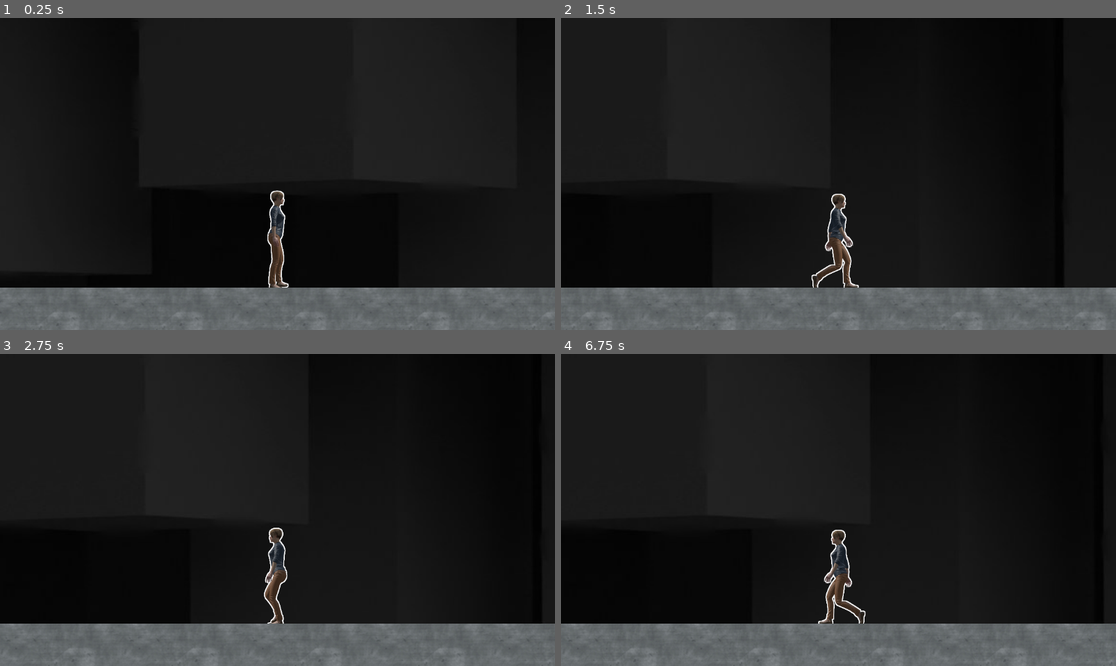
Above: before the commit, frames 1-4 (two rows, left to right).
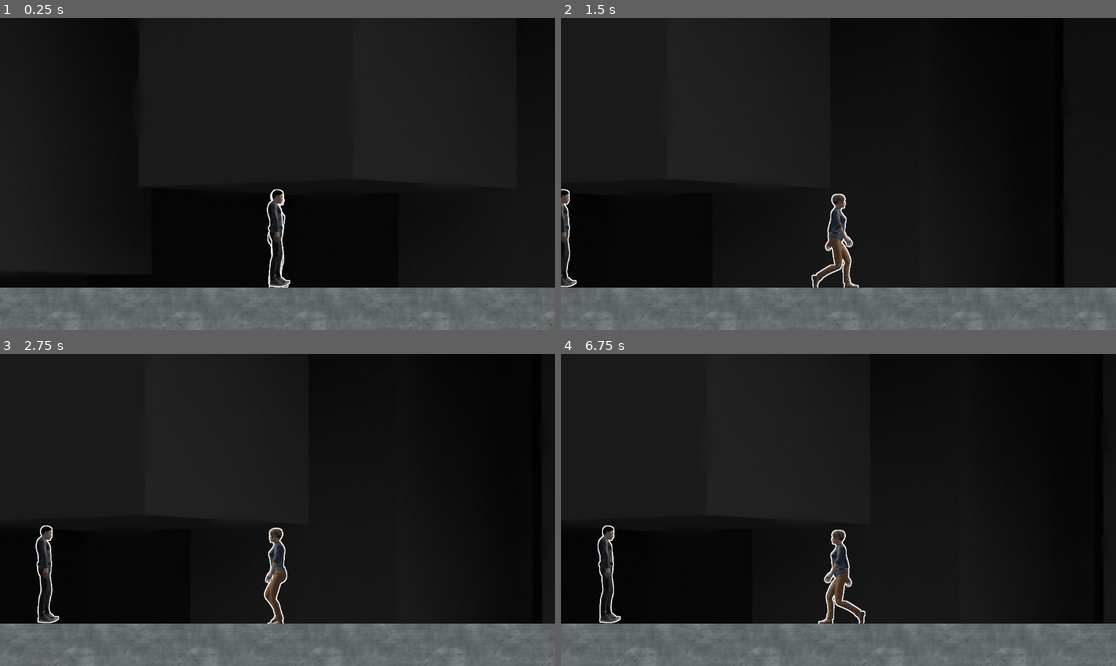
Above: after the commit, the same moments.

Repository: koljapluemer/tpr-game
Game: Godot game, scene res://src/components/level_map/level_map.tscn
The game is run twice, just before and just after one commit, with the same random seed, the same clock (stepped at 60 frames per second) and the same inputs. The project has no main scene, so this scene is started directly.
Inputs:
- Up to frame 1 (0.25 s): no input
- Up to frame 2 (1.5 s): hold Right (ui_right) from 0.53 s (still down)
- Up to frame 3 (2.75 s): release Right (ui_right) at 2.03 s; hold Left (ui_left) from 2.03 s (still down)
- Up to frame 4 (6.75 s): release Left (ui_left) at 2.78 s; hold Right (ui_right) 2.78-4.28 s; hold Left (ui_left) 4.28-5.03 s; hold Right (ui_right) 5.03-5.78 s; hold Left (ui_left) from 5.78 s (still down)

The runs differ from the first frame. In frame 1, 0.6% of the frame differs, in the area x 48-53%, y 54-87%; in frame 2, 0.4%; in frame 3, 0.5%; in frame 4, 0.5%.

Commit message:
add tutor as component to boilerplate scene as test

Diff:
--- a/src/components/level_elements/arena/small_concrete.tscn
+++ b/src/components/level_elements/arena/small_concrete.tscn
@@ -1,6 +1,6 @@
 [gd_scene load_steps=5 format=3 uid="uid://b7bvdnscnjkto"]
 
-[ext_resource type="Texture2D" uid="uid://b6gmtxc0liv3b" path="res://src/tests/concrete_test.jpg" id="1_pbfrp"]
+[ext_resource type="Texture2D" uid="uid://b6gmtxc0liv3b" path="res://src/components/level_elements/arena/concrete_test.jpg" id="1_lw0rg"]
 
 [sub_resource type="RectangleShape2D" id="RectangleShape2D_svvk0"]
 size = Vector2(2009, 145)
@@ -21,7 +21,7 @@
 offset_right = 669.0
 offset_bottom = 294.0
 grow_horizontal = 2
-texture = ExtResource("1_pbfrp")
+texture = ExtResource("1_lw0rg")
 stretch_mode = 1
 
 [node name="Limits" type="StaticBody2D" parent="."]
--- /dev/null
+++ b/src/components/level_elements/tutor/tutor.gd
@@ -0,0 +1,52 @@
+extends CharacterBody2D
+
+signal target_reached
+
+@export var speed : float = 100.0
+
+var gravity = ProjectSettings.get_setting("physics/2d/default_gravity")
+var direction : Vector2 = Vector2.ZERO
+var target: Node2D
+var current_state = State.Idle
+
+enum State {
+	Idle,
+	IsDemonstrating
+}
+
+@onready var animated_sprite : AnimatedSprite2D = $AnimatedSprite2D
+
+func _physics_process(delta):
+	match current_state:
+		State.IsDemonstrating:
+			direction = target.global_position - global_position
+			direction = direction.normalized()
+			velocity.x = direction.x * speed
+			velocity.y = direction.y * speed
+			move_and_slide()
+			update_animation()
+			update_facing_direction()
+			# if closer than 10 units, stop
+			# set target to null, go idle
+			if global_position.distance_to(target.global_position) < 10:
+				target = null
+				velocity = Vector2.ZERO
+				animated_sprite.play("idle")
+				target_reached.emit()
+				current_state = State.Idle
+
+func set_target(tar):
+	target = tar
+	current_state = State.IsDemonstrating
+
+func update_animation():
+	if direction.x != 0:
+		animated_sprite.play("walk")
+	else:
+		animated_sprite.play("idle")
+
+func update_facing_direction():
+	if direction.x > 0:
+		animated_sprite.flip_h = true
+	elif direction.x < 0:
+		animated_sprite.flip_h = false
--- /dev/null
+++ b/src/components/level_elements/tutor/tutor.tscn
@@ -0,0 +1,216 @@
+[gd_scene load_steps=30 format=3 uid="uid://cfdydj1akl3a1"]
+
+[ext_resource type="Shader" path="res://src/shared/shader_cutout_outline.gdshader" id="1_fq6vu"]
+[ext_resource type="Script" path="res://src/components/level_elements/tutor/tutor.gd" id="1_pcugg"]
+[ext_resource type="Texture2D" uid="uid://ddxhxab8sgalh" path="res://src/components/level_elements/tutor/spritesheet_tutor.png" id="2_1dtqw"]
+
+[sub_resource type="ShaderMaterial" id="ShaderMaterial_ywbsb"]
+shader = ExtResource("1_fq6vu")
+shader_parameter/line_color = Color(1, 1, 1, 1)
+shader_parameter/line_thickness = 5.0
+
+[sub_resource type="AtlasTexture" id="AtlasTexture_nqvk7"]
+atlas = ExtResource("2_1dtqw")
+region = Rect2(11533, 0, 607, 803)
+
+[sub_resource type="AtlasTexture" id="AtlasTexture_q1oej"]
+atlas = ExtResource("2_1dtqw")
+region = Rect2(12140, 0, 607, 803)
+
+[sub_resource type="AtlasTexture" id="AtlasTexture_jfr2p"]
+atlas = ExtResource("2_1dtqw")
+region = Rect2(12747, 0, 607, 803)
+
+[sub_resource type="AtlasTexture" id="AtlasTexture_f83ag"]
+atlas = ExtResource("2_1dtqw")
+region = Rect2(13354, 0, 607, 803)
+
+[sub_resource type="AtlasTexture" id="AtlasTexture_ducoa"]
+atlas = ExtResource("2_1dtqw")
+region = Rect2(13961, 0, 607, 803)
+
+[sub_resource type="AtlasTexture" id="AtlasTexture_214gk"]
+atlas = ExtResource("2_1dtqw")
+region = Rect2(4856, 0, 607, 803)
+
+[sub_resource type="AtlasTexture" id="AtlasTexture_eys2p"]
+atlas = ExtResource("2_1dtqw")
+region = Rect2(5463, 0, 607, 803)
+
+[sub_resource type="AtlasTexture" id="AtlasTexture_cc0uq"]
+atlas = ExtResource("2_1dtqw")
+region = Rect2(6070, 0, 607, 803)
+
+[sub_resource type="AtlasTexture" id="AtlasTexture_81qg3"]
+atlas = ExtResource("2_1dtqw")
+region = Rect2(6677, 0, 607, 803)
+
+[sub_resource type="AtlasTexture" id="AtlasTexture_nqlvd"]
+atlas = ExtResource("2_1dtqw")
+region = Rect2(7284, 0, 607, 803)
+
+[sub_resource type="AtlasTexture" id="AtlasTexture_by65s"]
+atlas = ExtResource("2_1dtqw")
+region = Rect2(0, 0, 607, 803)
+
+[sub_resource type="AtlasTexture" id="AtlasTexture_ug07s"]
+atlas = ExtResource("2_1dtqw")
+region = Rect2(607, 0, 607, 803)
+
+[sub_resource type="AtlasTexture" id="AtlasTexture_6rgc1"]
+atlas = ExtResource("2_1dtqw")
+region = Rect2(1214, 0, 607, 803)
+
+[sub_resource type="AtlasTexture" id="AtlasTexture_e7yfy"]
+atlas = ExtResource("2_1dtqw")
+region = Rect2(1821, 0, 607, 803)
+
+[sub_resource type="AtlasTexture" id="AtlasTexture_8tjf1"]
+atlas = ExtResource("2_1dtqw")
+region = Rect2(2428, 0, 607, 803)
+
+[sub_resource type="AtlasTexture" id="AtlasTexture_wo4oi"]
+atlas = ExtResource("2_1dtqw")
+region = Rect2(3035, 0, 607, 803)
+
+[sub_resource type="AtlasTexture" id="AtlasTexture_uw4jl"]
+atlas = ExtResource("2_1dtqw")
+region = Rect2(3642, 0, 607, 803)
+
+[sub_resource type="AtlasTexture" id="AtlasTexture_rclac"]
+atlas = ExtResource("2_1dtqw")
+region = Rect2(10926, 0, 607, 803)
+
+[sub_resource type="AtlasTexture" id="AtlasTexture_3demv"]
+atlas = ExtResource("2_1dtqw")
+region = Rect2(10319, 0, 607, 803)
+
+[sub_resource type="AtlasTexture" id="AtlasTexture_3ah35"]
+atlas = ExtResource("2_1dtqw")
+region = Rect2(9712, 0, 607, 803)
+
+[sub_resource type="AtlasTexture" id="AtlasTexture_e5i3q"]
+atlas = ExtResource("2_1dtqw")
+region = Rect2(9105, 0, 607, 803)
+
+[sub_resource type="AtlasTexture" id="AtlasTexture_ev13v"]
+atlas = ExtResource("2_1dtqw")
+region = Rect2(8498, 0, 607, 803)
+
+[sub_resource type="AtlasTexture" id="AtlasTexture_ixmfh"]
+atlas = ExtResource("2_1dtqw")
+region = Rect2(7891, 0, 607, 803)
+
+[sub_resource type="SpriteFrames" id="SpriteFrames_lhysl"]
+animations = [{
+"frames": [{
+"duration": 1.0,
+"texture": SubResource("AtlasTexture_nqvk7")
+}, {
+"duration": 1.0,
+"texture": SubResource("AtlasTexture_q1oej")
+}, {
+"duration": 1.0,
+"texture": SubResource("AtlasTexture_jfr2p")
+}, {
+"duration": 1.0,
+"texture": SubResource("AtlasTexture_f83ag")
+}, {
+"duration": 1.0,
+"texture": SubResource("AtlasTexture_ducoa")
+}],
+"loop": true,
+"name": &"idle",
+"speed": 5.0
+}, {
+"frames": [{
+"duration": 1.0,
+"texture": SubResource("AtlasTexture_214gk")
+}, {
+"duration": 1.0,
+"texture": SubResource("AtlasTexture_eys2p")
+}, {
+"duration": 1.0,
+"texture": SubResource("AtlasTexture_cc0uq")
+}, {
+"duration": 1.0,
+"texture": SubResource("AtlasTexture_81qg3")
+}, {
+"duration": 1.0,
+"texture": SubResource("AtlasTexture_nqlvd")
+}],
+"loop": true,
+"name": &"interact",
+"speed": 5.0
+}, {
+"frames": [{
+"duration": 1.0,
+"texture": SubResource("AtlasTexture_by65s")
+}, {
+"duration": 1.0,
+"texture": SubResource("AtlasTexture_ug07s")
+}, {
+"duration": 1.0,
+"texture": SubResource("AtlasTexture_6rgc1")
+}, {
+"duration": 1.0,
+"texture": SubResource("AtlasTexture_e7yfy")
+}, {
+"duration": 1.0,
+"texture": SubResource("AtlasTexture_8tjf1")
+}, {
+"duration": 1.0,
+"texture": SubResource("AtlasTexture_wo4oi")
+}, {
+"duration": 1.0,
+"texture": SubResource("AtlasTexture_uw4jl")
+}],
+"loop": false,
+"name": &"point",
+"speed": 4.0
+}, {
+"frames": [{
+"duration": 1.0,
+"texture": SubResource("AtlasTexture_rclac")
+}, {
+"duration": 1.0,
+"texture": SubResource("AtlasTexture_3demv")
+}, {
+"duration": 1.0,
+"texture": SubResource("AtlasTexture_3ah35")
+}, {
+"duration": 1.0,
+"texture": SubResource("AtlasTexture_e5i3q")
+}, {
+"duration": 1.0,
+"texture": SubResource("AtlasTexture_ev13v")
+}, {
+"duration": 1.0,
+"texture": SubResource("AtlasTexture_ixmfh")
+}],
+"loop": true,
+"name": &"walk",
+"speed": 5.0
+}]
+
+[sub_resource type="CapsuleShape2D" id="CapsuleShape2D_dx0ah"]
+radius = 48.0
+height = 466.0
+
+[node name="Tutor" type="CharacterBody2D"]
+position = Vector2(0, -54)
+scale = Vector2(0.2, 0.2)
+collision_layer = 2
+script = ExtResource("1_pcugg")
+
+[node name="AnimatedSprite2D" type="AnimatedSprite2D" parent="."]
+material = SubResource("ShaderMaterial_ywbsb")
+sprite_frames = SubResource("SpriteFrames_lhysl")
+animation = &"walk"
+autoplay = "idle"
+frame = 5
+frame_progress = 0.78988
+
+[node name="CollisionShape2D" type="CollisionShape2D" parent="."]
+position = Vector2(2, 7)
+shape = SubResource("CapsuleShape2D_dx0ah")
--- a/src/components/level_map/level_map.gd
+++ b/src/components/level_map/level_map.gd
@@ -2,6 +2,7 @@
 extends Node2D
 
 const PLAYER_CAMERA_COMBO = preload("res://src/components/level_elements/player_camera_combo/player_camera_combo.tscn")
+const TUTOR = preload("res://src/components/level_elements/tutor/tutor.tscn")
 
 @export var parallax_background_scene: PackedScene
 @export var arena_scene : PackedScene
@@ -19,3 +20,7 @@
 	# always the same (for now, who knows)
 	var player_and_camera = PLAYER_CAMERA_COMBO.instantiate()
 	add_child(player_and_camera)
+	# just a test. this will be event-driven later, me thinks
+	# after all, tutor may spawn later, or level without tutor, even
+	var tutor = TUTOR.instantiate()
+	add_child(tutor)
--- a/src/tests/game_.tscn
+++ /dev/null
@@ -1,48 +0,0 @@
-[gd_scene load_steps=6 format=3 uid="uid://disqdvylc8ir8"]
-
-[ext_resource type="Texture2D" uid="uid://b6gmtxc0liv3b" path="res://src/tests/concrete_test.jpg" id="1_po8pd"]
-[ext_resource type="PackedScene" uid="uid://t2veddctapga" path="res://src/components/player/player.tscn" id="2_ubx50"]
-
-[sub_resource type="RectangleShape2D" id="RectangleShape2D_svvk0"]
-size = Vector2(987.5, 145)
-
-[sub_resource type="RectangleShape2D" id="RectangleShape2D_2oayx"]
-size = Vector2(243, 387.5)
-
-[sub_resource type="RectangleShape2D" id="RectangleShape2D_wr6to"]
-size = Vector2(148.5, 372.5)
-
-[node name="Game" type="Node2D"]
-
-[node name="TextureRect" type="TextureRect" parent="."]
-offset_right = 987.0
-offset_bottom = 294.0
-texture = ExtResource("1_po8pd")
-stretch_mode = 1
-
-[node name="Limits" type="StaticBody2D" parent="."]
-
-[node name="CollisionShape2D" type="CollisionShape2D" parent="Limits"]
-position = Vector2(493.25, 71)
-shape = SubResource("RectangleShape2D_svvk0")
-
-[node name="CollisionShape2D2" type="CollisionShape2D" parent="Limits"]
-position = Vector2(865.5, -50.25)
-shape = SubResource("RectangleShape2D_2oayx")
-
-[node name="CollisionShape2D3" type="CollisionShape2D" parent="Limits"]
-position = Vector2(73.75, -42.75)
-shape = SubResource("RectangleShape2D_wr6to")
-
-[node name="CharacterBody2D" parent="." instance=ExtResource("2_ubx50")]
-position = Vector2(305, -59)
-scale = Vector2(0.200001, 0.200001)
-
-[node name="CameraHook" type="RemoteTransform2D" parent="CharacterBody2D"]
-remote_path = NodePath("../../Camera2D")
-
-[node name="Camera2D" type="Camera2D" parent="."]
-position = Vector2(305, -59)
-scale = Vector2(0.200001, 0.200001)
-offset = Vector2(0, -70)
-zoom = Vector2(2, 2)
Renamed: src/tests/concrete_test.jpg -> src/components/level_elements/arena/concrete_test.jpg
Not shown, changed: src/components/level_elements/arena/concrete_test.jpg.import
Binary file added: src/components/level_elements/tutor/spritesheet_tutor.png
Not shown, added: src/components/level_elements/tutor/spritesheet_tutor.png.import
